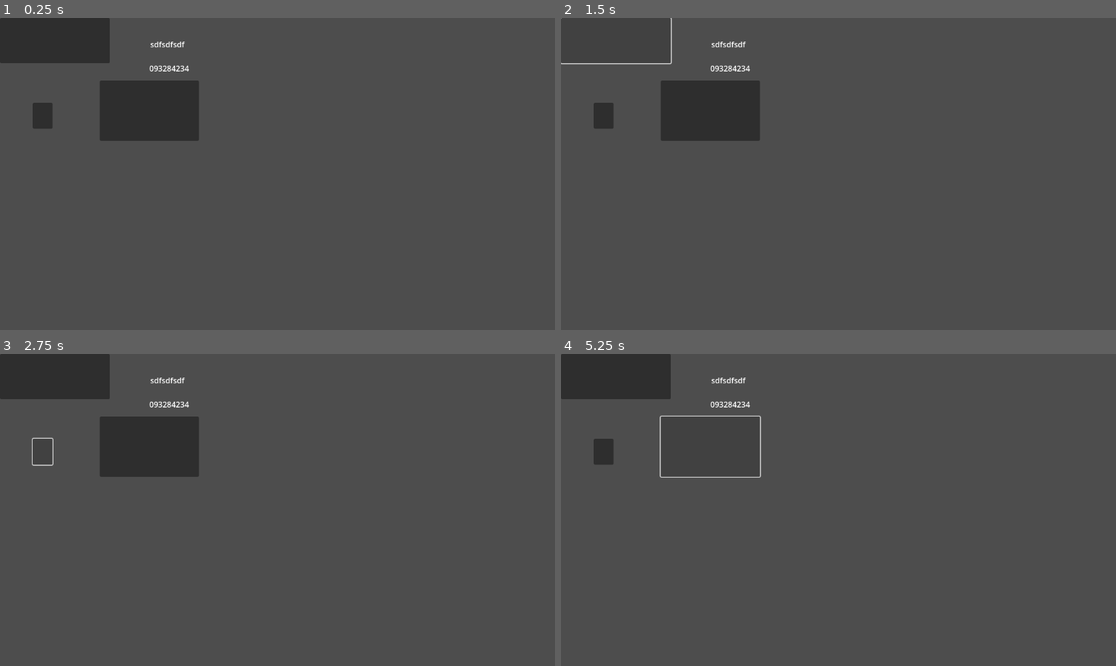
Above: before the commit, frames 1-4 (two rows, left to right).
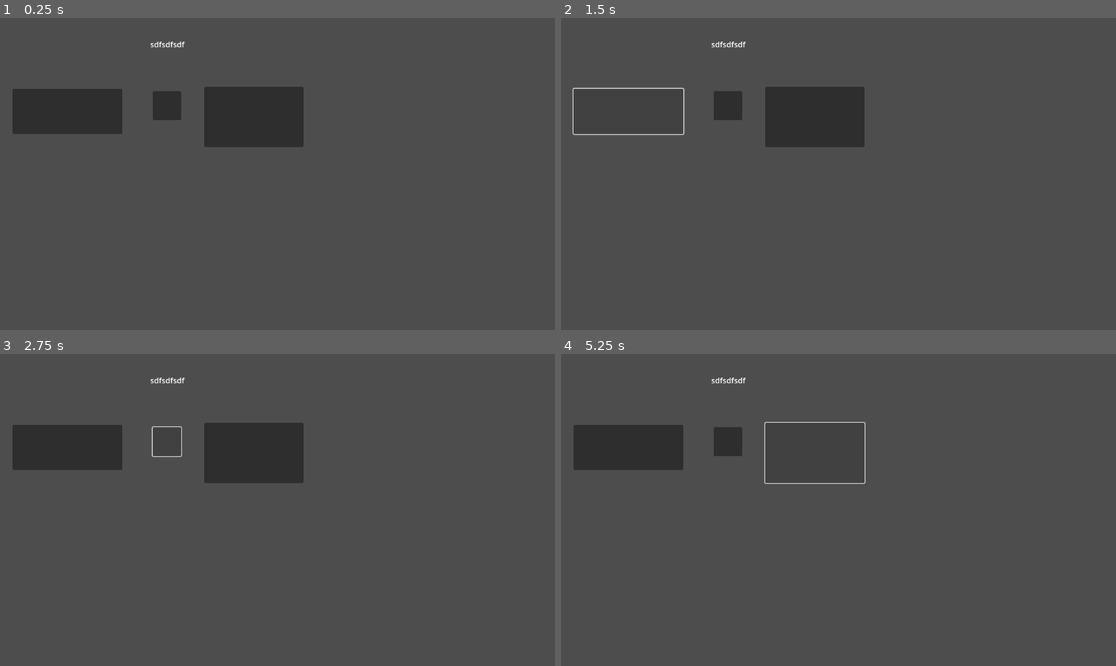
Above: after the commit, the same moments.

Repository: OnlyOne7946/lost-in-the-past
Game: Godot game, scene res://scenes/button.tscn
The game is run twice, just before and just after one commit, with the same random seed, the same clock (stepped at 60 frames per second) and the same inputs. The project has no main scene, so this scene is started directly.
Inputs (mouse positions are in pixels of both pictures, inside the frame that each line leads up to; where the layout moved, square brackets give the same spot in the first picture):
- Up to frame 1 (0.25 s): no input
- Up to frame 2 (1.5 s): click (816, 117) [710, 111] at 0.5 s; click (627, 111) [616, 39] at 1.25 s
- Up to frame 3 (2.75 s): click (166, 441) [44, 450] at 2 s
- Up to frame 4 (5.25 s): click (816, 453) [710, 447] at 2.75 s; click (627, 447) [616, 375] at 3.5 s; click (727, 441) [605, 450] at 4.25 s; click (816, 453) [710, 447] at 5 s

The runs differ from the first frame. In frame 1, 11% of the frame differs, in the area x 0-55%, y 0-42%; in frame 2, 6.2%; in frame 3, 11%; in frame 4, 5.3%.

Commit message:
button
button

Diff:
--- a/scenes/button.tscn
+++ b/scenes/button.tscn
@@ -3,20 +3,22 @@
 [node name="Node2D" type="Node2D"]
 
 [node name="Button" type="Button" parent="."]
-offset_left = 207.0
-offset_top = 130.0
-offset_right = 413.0
-offset_bottom = 255.0
+offset_left = 424.0
+offset_top = 143.0
+offset_right = 630.0
+offset_bottom = 268.0
 
 [node name="Button2" type="Button" parent="."]
-offset_right = 228.0
-offset_bottom = 94.0
+offset_left = 26.0
+offset_top = 147.0
+offset_right = 254.0
+offset_bottom = 241.0
 
 [node name="Button3" type="Button" parent="."]
-offset_left = 68.0
-offset_top = 176.0
-offset_right = 109.0
-offset_bottom = 230.0
+offset_left = 317.0
+offset_top = 152.0
+offset_right = 376.0
+offset_bottom = 212.0
 
 [node name="Label" type="Label" parent="."]
 offset_left = 312.0
@@ -24,10 +26,3 @@
 offset_right = 383.0
 offset_bottom = 66.0
 text = "sdfsdfsdf"
-
-[node name="Label2" type="Label" parent="."]
-offset_left = 310.0
-offset_top = 93.0
-offset_right = 393.0
-offset_bottom = 116.0
-text = "093284234"
